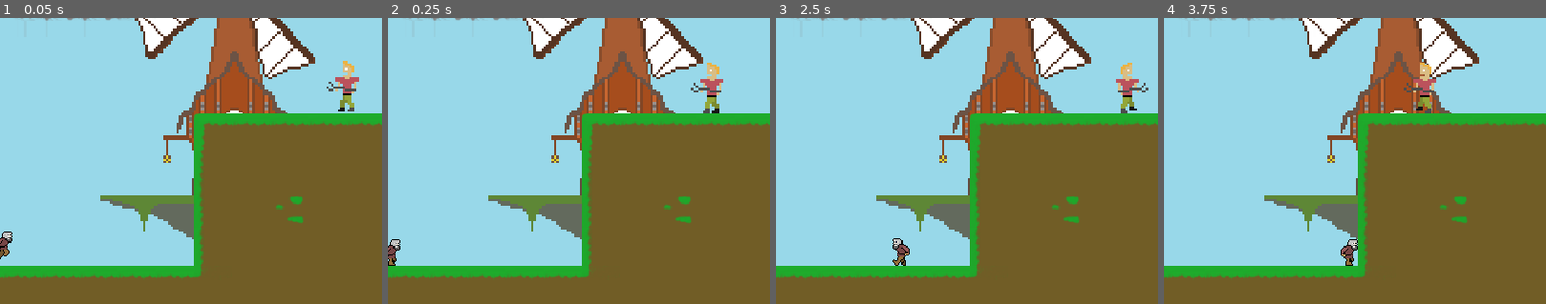
Above: before the commit, frames 1-4 (left to right).
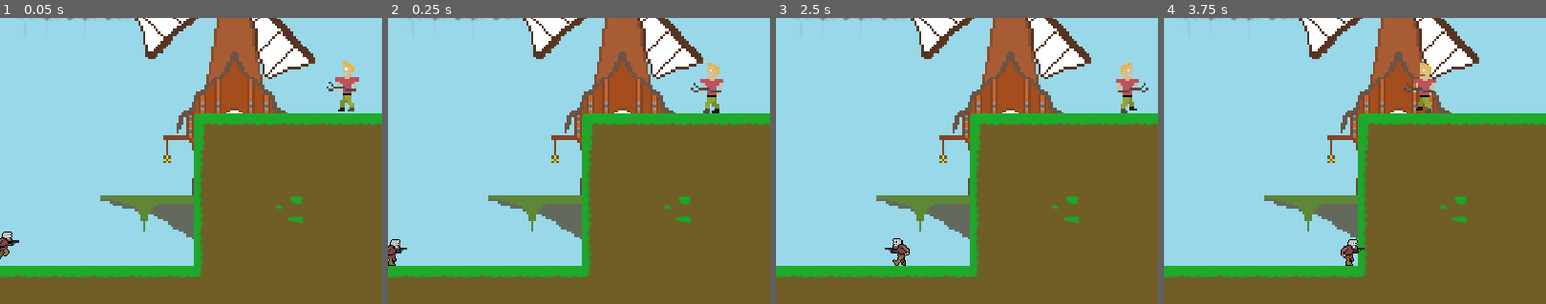
Above: after the commit, the same moments.

Repository: Kumodatsu/dream-within-a-dream
Game: Godot game, scene res://levels/Level_1.tscn
The game is run twice, just before and just after one commit, with the same random seed, the same clock (stepped at 60 frames per second) and the same inputs.
Inputs:
- Up to frame 1 (0.05 s): no input
- Up to frame 2 (0.25 s): no input
- Up to frame 3 (2.5 s): hold D (player_move_right) 0.53-2.03 s; tap W (player_jump) at 0.77, 1.52 s; hold A (player_move_left) from 2.03 s (still down)
- Up to frame 4 (3.75 s): release A (player_move_left) at 2.78 s; hold D (player_move_right) from 2.78 s (still down); tap W (player_jump) at 3.02 s
The pictures show only the part of the screen within x 5-55%, y 50-100%; the shares and areas given below are measured in that part.

The runs differ from the first frame. In frame 1, less than 0.1% of the frame differs, in the area x 2-5%, y 77-80%; in frame 2, less than 0.1%; in frame 3, less than 0.1%, in the area x 28-35%, y 79-83%; in frame 4, less than 0.1%.

Commit message:
Add Jacob's arm

Diff:
--- a/dream-within-a-dream/entities/Jacob.tscn
+++ b/dream-within-a-dream/entities/Jacob.tscn
@@ -1,7 +1,8 @@
-[gd_scene load_steps=4 format=2]
+[gd_scene load_steps=5 format=2]
 
 [ext_resource path="res://spriteframes/Jacob.tres" type="SpriteFrames" id=1]
 [ext_resource path="res://scripts/jacob.gd" type="Script" id=2]
+[ext_resource path="res://assets/sprites/jacob/jacob-arm.png" type="Texture" id=3]
 
 [sub_resource type="RectangleShape2D" id=1]
 extents = Vector2( 7.5, 12 )
@@ -10,11 +11,17 @@
 collision_mask = 30
 script = ExtResource( 2 )
 
+[node name="CollisionShape2D" type="CollisionShape2D" parent="."]
+position = Vector2( -2.5, 0 )
+shape = SubResource( 1 )
+
+[node name="Arm" type="Node2D" parent="."]
+position = Vector2( 5, -1.5 )
+
+[node name="Sprite" type="Sprite" parent="Arm"]
+texture = ExtResource( 3 )
+
 [node name="AnimatedSprite" type="AnimatedSprite" parent="."]
 frames = ExtResource( 1 )
 animation = "Idle"
 playing = true
-
-[node name="CollisionShape2D" type="CollisionShape2D" parent="."]
-position = Vector2( -2.5, 0 )
-shape = SubResource( 1 )
--- a/dream-within-a-dream/scripts/jacob.gd
+++ b/dream-within-a-dream/scripts/jacob.gd
@@ -1,17 +1,24 @@
 extends KinematicBody2D
 
+enum Direction {
+    LEFT  = -1,
+    RIGHT =  1
+}
+
 # Horizontal speed when moving.
-export var max_speed:      float = 120.0
+export            var max_speed:      float = 120.0
 # How fast the player accelerates down while airborne.
-export var gravity:        float = 20.0
+export            var gravity:        float = 20.0
 # The vertical speed at which the player stops accelerating while falling.
-export var max_fall_speed: float = 600.0
+export            var max_fall_speed: float = 600.0
 # Initial upwards speed when starting a jump.
-export var jump_force:     float = 390.0
+export            var jump_force:     float = 390.0
 # Number of airborne jumps that can be performed before touching the ground.
-export var max_air_jumps:  int   = 1
+export            var max_air_jumps:  int   = 1
 # Number of hits the player can take before dying.
-export var max_health:     int   = 3
+export            var max_health:     int   = 3
+# The direction the player is walking.
+export(Direction) var direction:      int   = Direction.RIGHT
 
 signal health_changed
 
@@ -21,6 +28,7 @@
 
 func _ready():
     emit_signal("health_changed", health, max_health)
+    change_direction(direction)
 
 func _physics_process(_delta: float):
     var on_floor = is_on_floor()
@@ -32,6 +40,8 @@
         velocity.x = -max_speed
     if Input.is_action_pressed("player_move_right"):
         velocity.x = max_speed
+    if velocity.x != 0.0 and direction != sign(velocity.x):
+        change_direction(-direction)
     velocity.y = clamp(velocity.y + gravity, -INF, max_fall_speed)
     if Input.is_action_just_pressed("player_jump") and can_jump(on_floor):
         jump(on_floor)
@@ -59,21 +69,23 @@
     var _ret = get_tree().reload_current_scene()
 
 func handle_animations(on_floor: bool):
-    var horizontally_still = abs(velocity.x) == 0.0
-    var facing_right       = velocity.x >= 0.0
-
-    if not horizontally_still:
-        $AnimatedSprite.flip_h       = not facing_right
-        $CollisionShape2D.position.x = -sign(velocity.x) \
-                                     * abs($CollisionShape2D.position.x)
-
     if not on_floor:
         $AnimatedSprite.play("Air")
-    elif not horizontally_still:
+    elif abs(velocity.x) != 0.0:
         $AnimatedSprite.play("Walk")
     else:
         $AnimatedSprite.play("Idle")
 
+func change_direction(dir: int):
+    direction              = dir
+    $AnimatedSprite.flip_h = direction == Direction.LEFT
+    $Arm/Sprite.flip_h     = direction == Direction.LEFT
+
+    $CollisionShape2D.position.x = -direction \
+                                 * abs($CollisionShape2D.position.x)
+    $Arm.position.x              = direction \
+                                 * abs($Arm.position.x)
+
 func _on_death_zone_entered(body: Node):
     if body == self:
         die()
